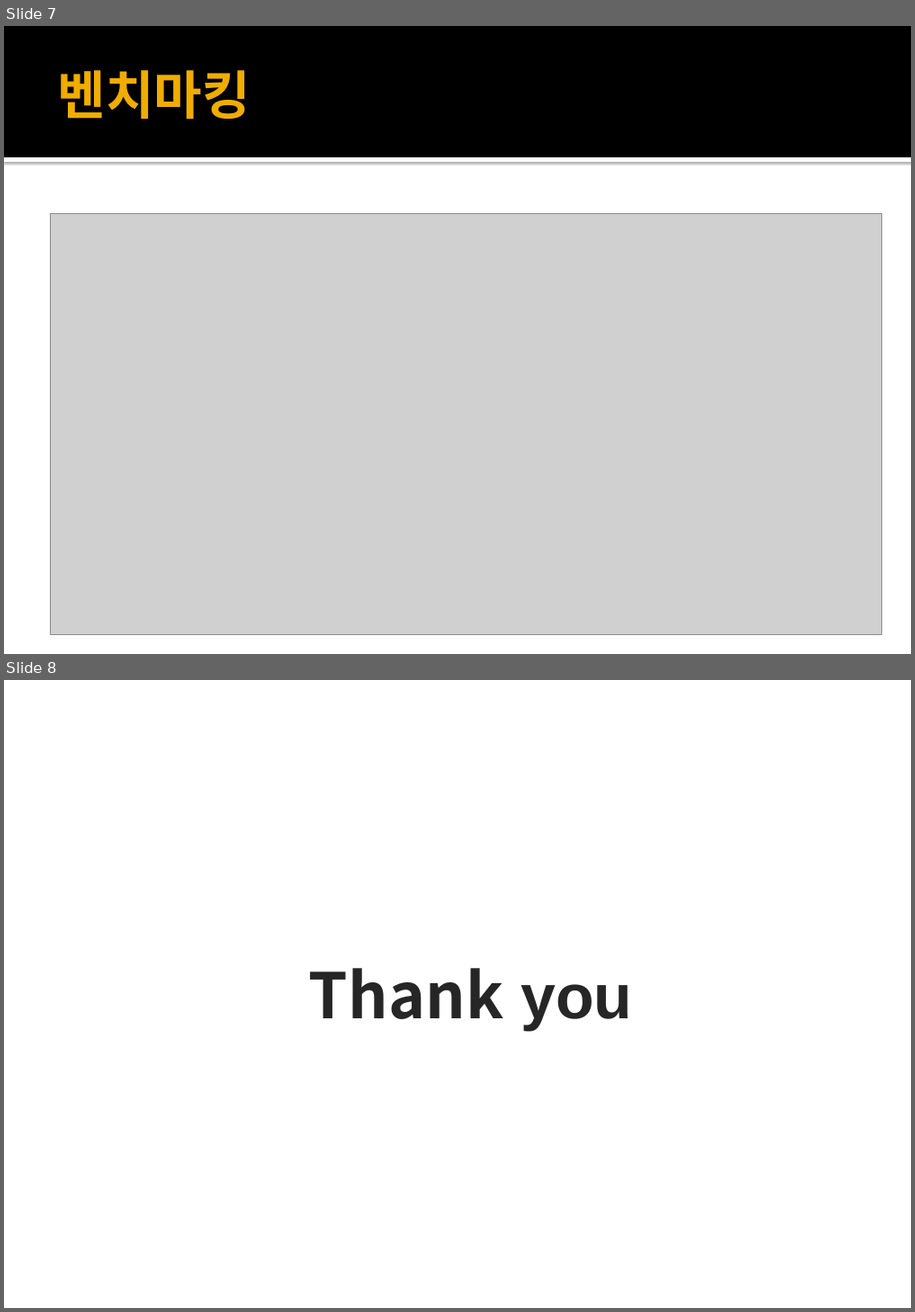
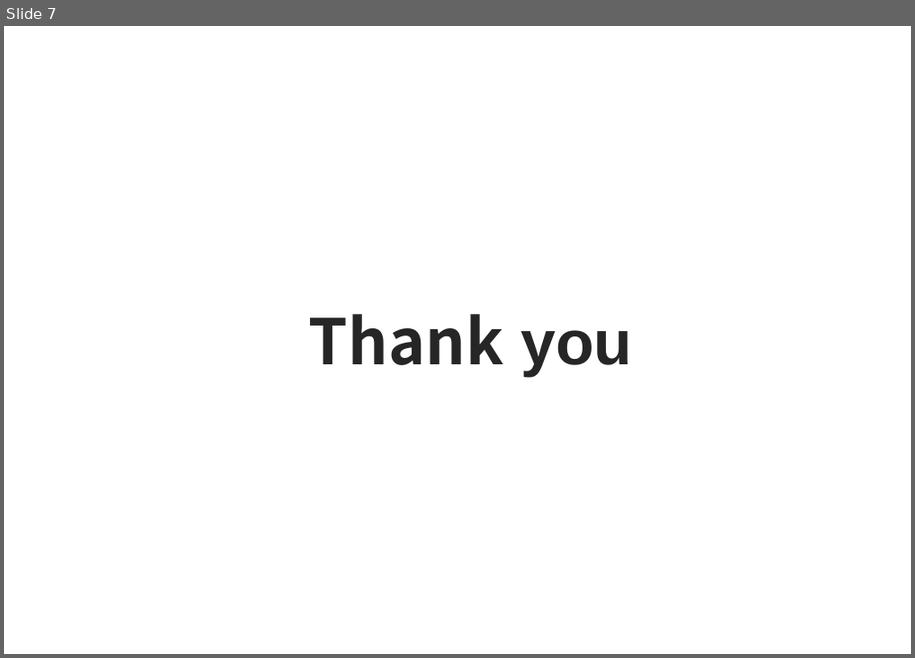
Before and after one commit to sjh1123/ShinJaeHo, a slide deck: 01_메인.pptx. Shown one above the other, each under a label of ours: slides 7 and 8 before the commit, slide 7 after it. The pictures are 915x1312 and 915x658 pixels, drawn with LibreOffice and Linux fonts; fonts in the diff are those of the drawing; grey boxes stand for pictures. Boxes give left, top, right and bottom in pixels: in the first picture for what was removed or moved away, otherwise in the second. Text is boxed around its words. In the diff, an @@ line names an element or a change of style, - is before the commit and + after.

```diff
--- a/01_메인.pptx
+++ b/01_메인.pptx
@@ slide 7 removed at (4,26,911,654), background #FFFFFF @@
@@ rectangle removed at (4,26,911,157) @@
@@ title removed at (58,70,251,119) @@
-벤치마킹
@@ rectangle removed at (4,157,911,162) @@
@@ picture removed at (50,213,882,635) @@
@@ what was slide 8 is now slide 7 @@
```
Also in this commit, not shown: 4 slides changed, 2 other files.
